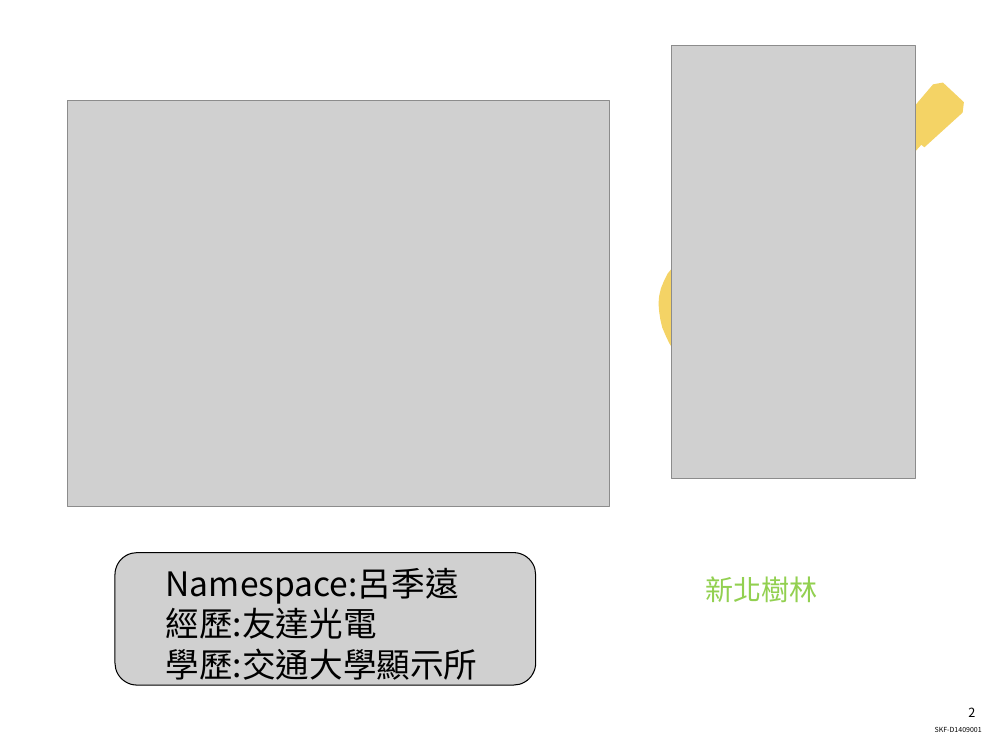
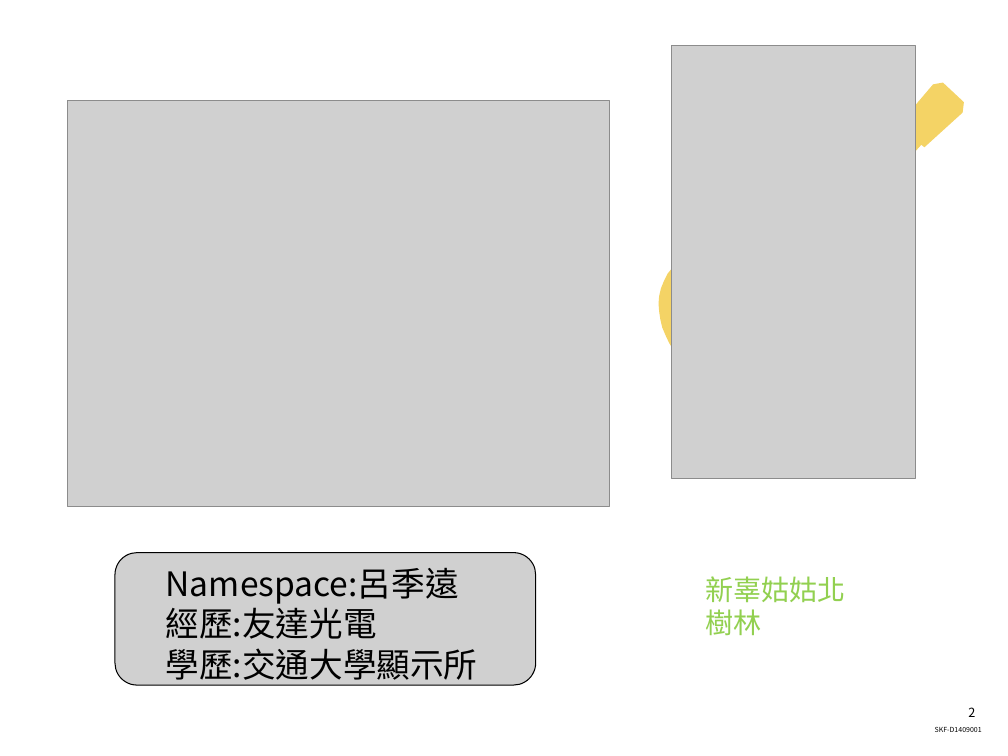
Before and after one commit to luchiyuan/txt, a slide deck: slide 2 of 20160826_新人教育訓練_基礎與VS操作.ppt. Drawn at 1008x756 pixels with LibreOffice and Linux fonts; fonts in the diff are those of the drawing; grey boxes stand for pictures; background and template pictures are left out. Boxes give left, top, right and bottom in pixels: in the first picture for what was removed or moved away, otherwise in the second. Text is boxed around its words. In the diff, an @@ line names an element or a change of style, - is before the commit and + after.

Commit message:
eeeee

```diff
--- a/20160826_新人教育訓練_基礎與VS操作.ppt
+++ b/20160826_新人教育訓練_基礎與VS操作.ppt
@@ text at box(705, 576, 845, 636): text changed @@
-新北樹林
+新辜姑姑北樹林
```
